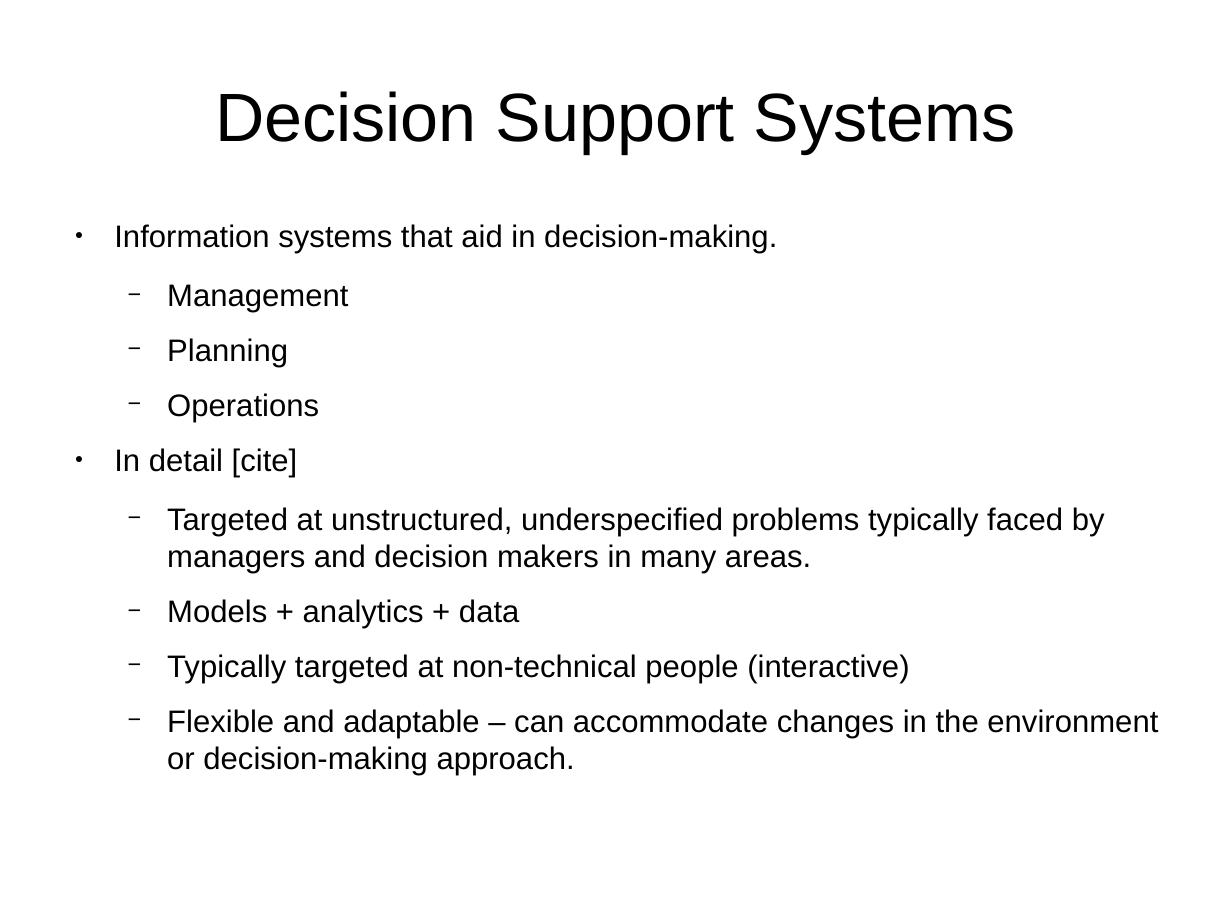
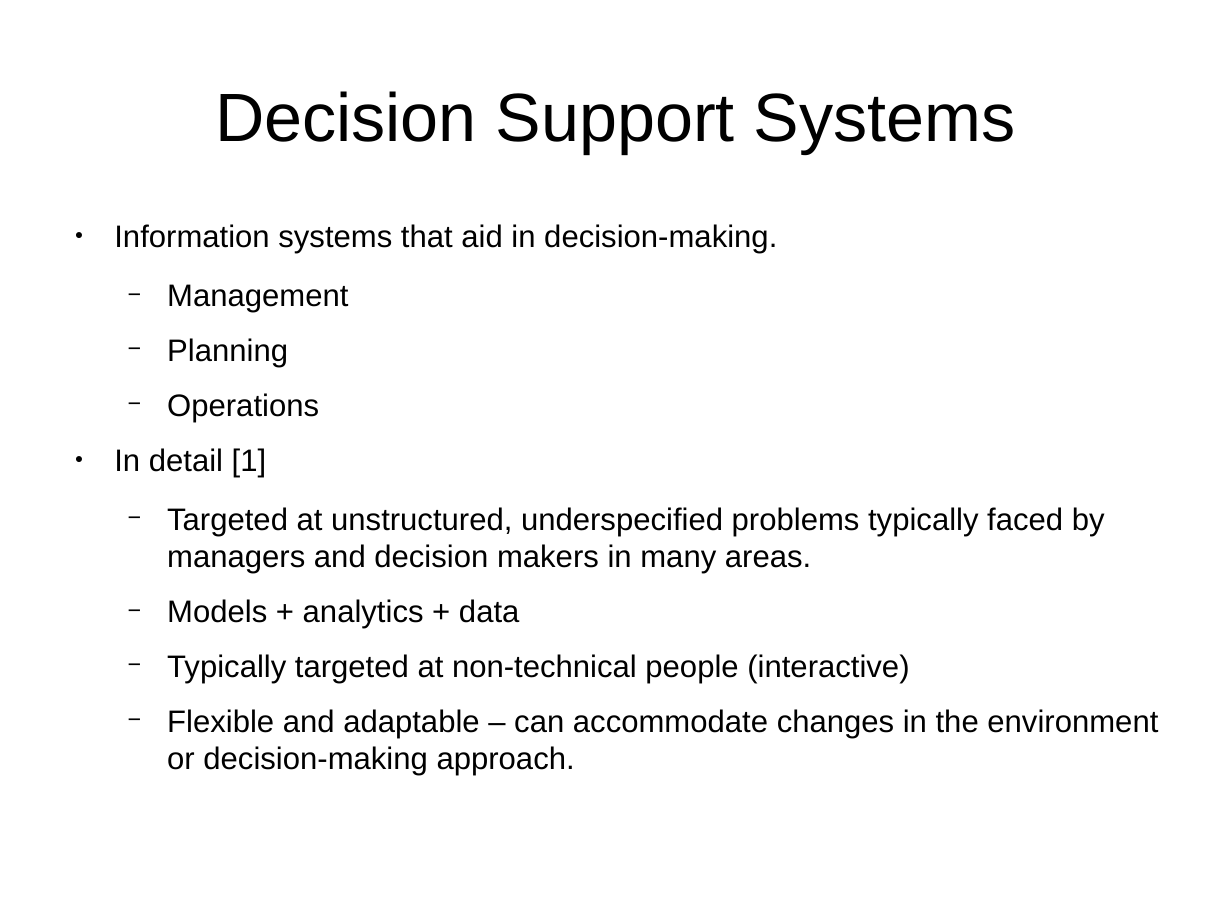
Before and after one commit to bstamour/SLHS, a slide deck: slide 3 of docs/proposal-from-bob.odp. Drawn at 1232x924 pixels with LibreOffice and Linux fonts; fonts in the diff are those of the drawing. Boxes give left, top, right and bottom in pixels: in the first picture for what was removed or moved away, otherwise in the second. Text is boxed around its words. In the diff, an @@ line names an element or a change of style, - is before the commit and + after.

```diff
--- a/docs/proposal-from-bob.odp
+++ b/docs/proposal-from-bob.odp
@@ text at box(114, 448, 267, 477): text changed @@
-● In detail [cite]
+● In detail [1]
```
Also in this commit, not shown: 10 other slides changed, 4 slides added, 1 slide removed.
